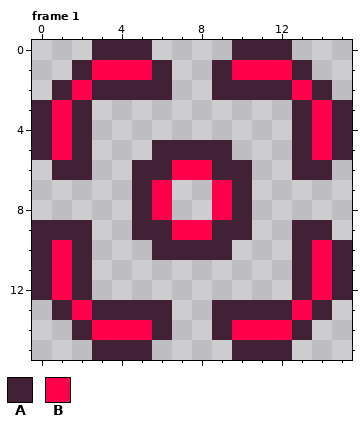
Pixel-art file, stored at src/assets/cursor.aseprite. The first picture shows the starting point.
16x16 pixels, 1 frame. Shown: frame 1. The commit also changed other frames, which this record leaves out.
Palette (. is transparent): A #422136  B #ff004d
Pixels before, frame 1, first column x 0:
 0 ...AAA....AAA...
 1 ..ABBBA..ABBBA..
 2 .ABAAAA..AAAABA.
 3 ABA..........ABA
 4 ABA..........ABA
 5 ABA...AAAA...ABA
 6 .AA..AABBAA..AA.
 7 .....AB..BA.....
 8 .....AB..BA.....
 9 AAA..AABBAA..AA.
10 ABA...AAAA...ABA
11 ABA..........ABA
12 ABA..........ABA
13 .ABAAAA..AAAABA.
14 ..ABBBA..ABBBA..
15 ...AAA....AAA...
And afterwards:
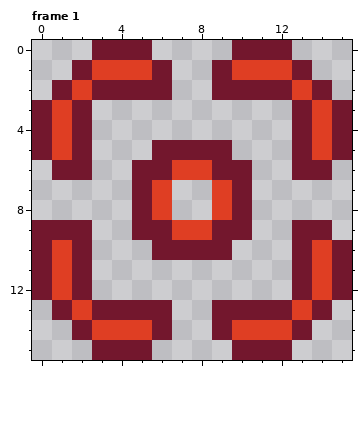
What changed:
colour A: #422136 -> #73172d
colour B: #ff004d -> #df3e23
